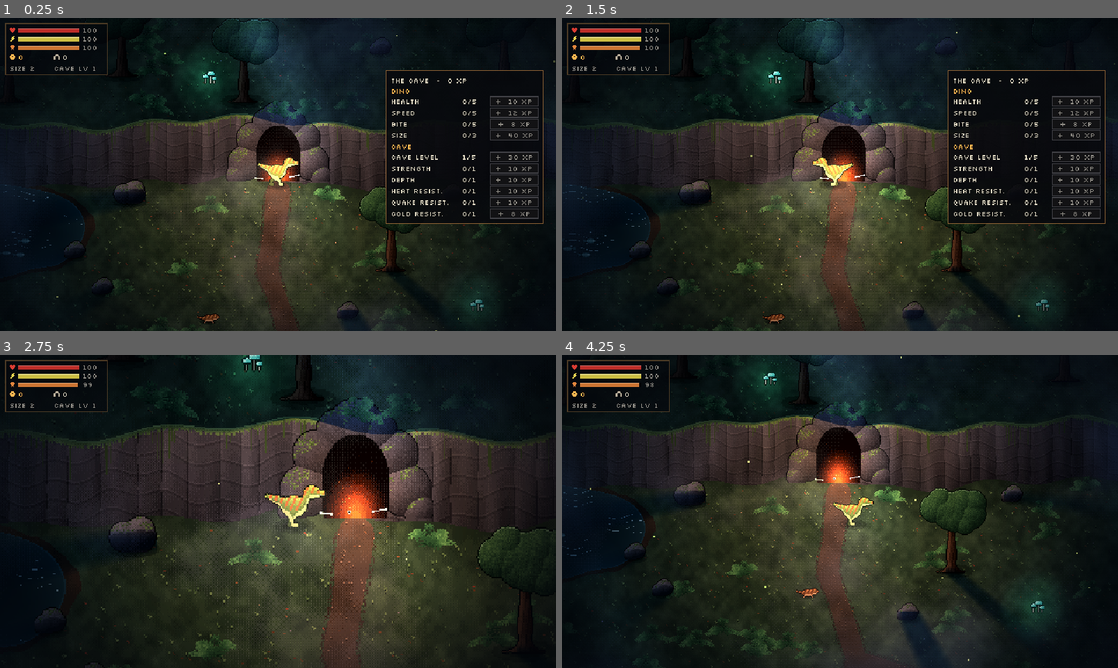
Above: before the commit, frames 1-4 (two rows, left to right).
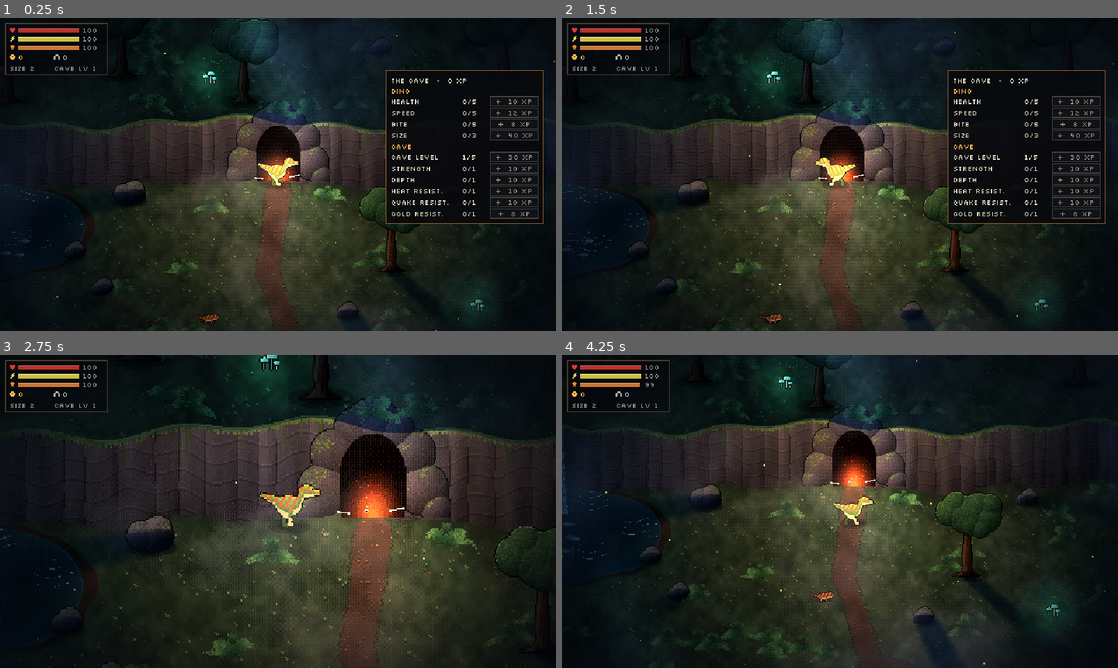
Above: after the commit, the same moments.

Repository: bl0rb/EXTINCTION-HOLLOW
Game: Godot game, scene res://scenes/main.tscn
Same seed, same stepped clock (60 frames per second), same inputs: the game is played once before the commit and once after it.
Inputs (mouse positions are in pixels of both pictures, inside the frame that each line leads up to):
- Up to frame 1 (0.25 s): no input
- Up to frame 2 (1.5 s): move the mouse to (962, 158) at 0.52 s; press the mouse at (962, 158) at 0.53 s; move the mouse to (728, 190) at 1.27 s; release the mouse at (728, 190) at 1.28 s; click (728, 190) at 1.35 s
- Up to frame 3 (2.75 s): move the mouse to (333, 442) at 2.02 s; hold Mouse wheel up (zoom_in) from 2.03 s (still down); click (333, 442) at 2.3 s
- Up to frame 4 (4.25 s): move the mouse to (812, 574) at 2.77 s; release Mouse wheel up (zoom_in) at 2.78 s; tap Mouse wheel down (zoom_out) at 2.85 s; click (812, 574) at 3.05 s; move the mouse to (1006, 558) at 3.52 s; press the mouse at (1006, 558) at 3.53 s

The runs differ from the first frame. In frame 1, less than 0.1% of the frame differs, in the area x 36-52%, y 49-98%; in frame 2, 4.6%; in frame 3, 17%, in the area x 0-100%, y 0-100%; in frame 4, 14%.

Commit message:
Smoother animation; hunger only drains while moving outside the cave
Player and animals now accelerate and ease into their targets, turn
around by squeezing through their side view, breathe while standing and
use a 4-frame walk cycle with body bob and tail swing (6-frame sheets).
Big animals get going slowly via per-species acceleration. Hunger no
longer drains while standing still or inside the cave, and the cave
stops starvation damage.

Co-Authored-By: Claude Opus 5.5 <noreply@anthropic.com>
Claude-Session: https://claude.ai/code/session_01Tu8t4uLbqjCwYJV3d5A4g1

Diff:
--- a/data/allosaurus.tres
+++ b/data/allosaurus.tres
@@ -8,6 +8,7 @@
 size = 4
 food = 60.0
 stride = 9.0
+acceleration = 240.0
 speed = 25.0
 wander_radius = 160.0
 idle_time = 3.0
--- a/data/fish.tres
+++ b/data/fish.tres
@@ -8,6 +8,7 @@
 size = 1
 food = 12.0
 stride = 6.0
+acceleration = 120.0
 speed = 16.0
 flee_speed = 34.0
 fear_radius = 42.0
--- a/data/lizard.tres
+++ b/data/lizard.tres
@@ -8,6 +8,7 @@
 size = 1
 food = 20.0
 stride = 5.0
+acceleration = 500.0
 speed = 30.0
 flee_speed = 60.0
 fear_radius = 70.0
--- a/scenes/fish.tscn
+++ b/scenes/fish.tscn
@@ -16,7 +16,7 @@
 [node name="Sprite2D" type="Sprite2D" parent="."]
 modulate = Color(1, 1, 1, 0.8)
 texture = ExtResource("3_sprite")
-hframes = 2
+hframes = 6
 
 [node name="CollisionShape2D" type="CollisionShape2D" parent="."]
 shape = SubResource("CircleShape2D_body")
--- a/scenes/lizard.tscn
+++ b/scenes/lizard.tscn
@@ -21,7 +21,7 @@
 [node name="Sprite2D" type="Sprite2D" parent="."]
 position = Vector2(0, -6)
 texture = ExtResource("3_sprite")
-hframes = 2
+hframes = 6
 
 [node name="CollisionShape2D" type="CollisionShape2D" parent="."]
 shape = SubResource("CircleShape2D_body")
--- a/scenes/player.tscn
+++ b/scenes/player.tscn
@@ -23,7 +23,7 @@
 [node name="Sprite2D" type="Sprite2D" parent="."]
 position = Vector2(0, -17)
 texture = ExtResource("2_sprite")
-hframes = 2
+hframes = 6
 
 [node name="Dust" type="CPUParticles2D" parent="."]
 emitting = false
--- a/scenes/predator.tscn
+++ b/scenes/predator.tscn
@@ -26,12 +26,12 @@
 [node name="Sprite2D" type="Sprite2D" parent="."]
 position = Vector2(0, -30)
 texture = ExtResource("3_sprite")
-hframes = 2
+hframes = 6
 
 [node name="Eyes" type="Sprite2D" parent="Sprite2D"]
 material = SubResource("CanvasItemMaterial_glow")
 texture = ExtResource("4_eyes")
-hframes = 2
+hframes = 6
 
 [node name="CollisionShape2D" type="CollisionShape2D" parent="."]
 shape = SubResource("CircleShape2D_body")
--- a/scripts/animal.gd
+++ b/scripts/animal.gd
@@ -1,11 +1,17 @@
 class_name Animal
 extends CharacterBody2D
-## Shared behaviour of NPC animals: species data, walking with collision, facing and walk frames.
+## Shared behaviour of NPC animals: species data, walking with inertia, turning around, walk and idle animation.
+
+const TURN_TIME := 0.14 ## seconds to turn around
+const BREATH_TIME := 0.7 ## seconds per idle breathing frame
 
 @export var species: Species
 
 var target := Vector2.ZERO
 var _step := 0.0
+var _idle := 0.0
+var _facing := 1.0
+var _turn := 1.0
 
 @onready var radius: float = ($CollisionShape2D.shape as CircleShape2D).radius
 @onready var sprite: Sprite2D = $Sprite2D
@@ -17,20 +23,41 @@
 	return species.size
 
 
-## Walks towards target. Returns true once it is reached or the way is (mostly) blocked.
+## Walks towards target, speeding up and easing into it.
+## Returns true once it is reached or the way is (mostly) blocked.
 func _walk(speed: float, delta: float) -> bool:
 	var to_target := target - global_position
-	_animate(to_target, speed * delta / species.stride)
-	var arrived := to_target.length() <= speed * delta
-	velocity = to_target / delta if arrived else to_target.normalized() * speed
+	var dist := to_target.length()
+	var desired := to_target.normalized() * speed * clampf(dist / 10.0, 0.3, 1.0)
+	velocity = velocity.move_toward(desired, species.acceleration * delta)
+	_animate(to_target, velocity.length() * delta / species.stride, delta)
+	if dist <= maxf(velocity.length() * delta, 0.5):
+		velocity = to_target / delta
+		move_and_slide()
+		velocity = Vector2.ZERO
+		return true
+	var expected := velocity.length() * delta
 	var before := global_position
 	move_and_slide()
-	return arrived or global_position.distance_to(before) < speed * delta * 0.3
+	return global_position.distance_to(before) < expected * 0.3
 
 
-## 3/4 view: face left or right and alternate the walk frames.
-func _animate(direction: Vector2, steps: float) -> void:
+## Standing still: breathe and finish turning around.
+func _stand(delta: float) -> void:
+	velocity = Vector2.ZERO
+	_animate(Vector2.ZERO, 0.0, delta)
+
+
+## 3/4 view: turning squeezes the sprite through its side view; frames 0-1 breathe, 2-5 walk.
+func _animate(direction: Vector2, steps: float, delta: float) -> void:
 	if absf(direction.x) > 0.5:
-		sprite.flip_h = direction.x < 0.0
-	_step += steps
-	sprite.frame = int(_step) % 2
+		_facing = signf(direction.x)
+	_turn = move_toward(_turn, _facing, delta * 2.0 / TURN_TIME)
+	sprite.scale.x = absf(sprite.scale.y) * (signf(_turn) if _turn != 0.0 else _facing) * maxf(absf(_turn), 0.2)
+	if steps > 0.0:
+		_step += steps
+		_idle = 0.0
+		sprite.frame = 2 + int(_step) % 4
+	else:
+		_idle += delta
+		sprite.frame = int(_idle / BREATH_TIME) % 2
--- a/scripts/fish.gd
+++ b/scripts/fish.gd
@@ -21,17 +21,20 @@
 	elif state == State.IDLE:
 		timer -= delta
 		if timer > 0.0:
-			_animate(Vector2.ZERO, delta * 2.0)
+			_stand(delta)
 			return
 		target = pond.random_point()
 		state = State.WANDER
 
-	# fish swim freely inside the pond, without physics
+	# fish swim freely inside the pond, without physics, but with the same inertia
 	var to_target := target - global_position
-	_animate(to_target, speed * delta / species.stride)
-	if to_target.length() <= speed * delta:
+	var desired := to_target.normalized() * speed * clampf(to_target.length() / 10.0, 0.3, 1.0)
+	velocity = velocity.move_toward(desired, species.acceleration * delta)
+	_animate(to_target, velocity.length() * delta / species.stride, delta)
+	if to_target.length() <= maxf(velocity.length() * delta, 0.5):
 		global_position = target
+		velocity = Vector2.ZERO
 		if state == State.WANDER:
 			_rest()
 	else:
-		global_position += to_target.normalized() * speed * delta
+		global_position += velocity * delta
--- a/scripts/player.gd
+++ b/scripts/player.gd
@@ -4,9 +4,13 @@
 
 const PICK_TOLERANCE := 8.0 ## extra pixels so small animals are easy to click
 const SIZE_SCALE := 0.15 ## sprite growth per size upgrade
+const STRIDE := 11.0 ## pixels per walk frame
+const TURN_TIME := 0.12 ## seconds to turn around
+const BREATH_TIME := 0.7 ## seconds per idle breathing frame
 
 @export var base_speed := 90.0 ## pixels per second
 @export var base_sprint_speed := 140.0
+@export var acceleration := 700.0 ## pixels per second²
 @export var base_bite_range := 18.0 ## reach from the centre in pixels, added to the prey radius
 @export var base_max_health := 100.0
 @export var max_stamina := 100.0
@@ -30,11 +34,15 @@
 var moving := false
 var prey: Animal
 var _step := 0.0
+var _idle := 0.0
+var _facing := 1.0
+var _turn := 1.0
 
 @onready var sprite: Sprite2D = $Sprite2D
 @onready var shadow: Sprite2D = $Shadow
 @onready var dust: CPUParticles2D = $Dust
 @onready var camera: GameCamera = $Camera2D
+@onready var _cave: Cave = get_tree().get_first_node_in_group("cave")
 @onready var _sprite_y := sprite.position.y
 
 
@@ -177,24 +185,31 @@
 	dust.emitting = sprint
 	if not moving:
 		velocity = Vector2.ZERO
-		sprite.frame = 0
-		return
-
+		_animate(Vector2.ZERO, 0.0, delta)
+		return
+
+	# speed up and ease into the target instead of starting and stopping dead
 	var speed := sprint_speed() if sprint else speed()
 	var to_target := target - global_position
-	_animate(to_target, delta * (12.0 if sprint else 8.0))
-	var arrived := to_target.length() <= speed * delta
-	velocity = to_target / delta if arrived else to_target.normalized() * speed
-	var before := global_position
-	move_and_slide() # slides along walls
-	if arrived or global_position.distance_to(before) < 0.01:
+	var dist := to_target.length()
+	velocity = velocity.move_toward(to_target.normalized() * speed * clampf(dist / 12.0, 0.3, 1.0), acceleration * delta)
+	_animate(to_target, velocity.length() * delta / STRIDE, delta)
+	if dist <= maxf(velocity.length() * delta, 0.5):
+		velocity = to_target / delta
+		move_and_slide()
+		velocity = Vector2.ZERO
 		moving = false
+	else:
+		var before := global_position
+		move_and_slide() # slides along walls
+		if global_position.distance_to(before) < 0.01:
+			moving = false
 
 	if prey and global_position.distance_to(prey.global_position) <= bite_range() + prey.radius:
 		_eat()
 
 
-## Hunger drains over time (GAME_SPEC §7); stamina is spent by sprinting and recovers otherwise.
+## Hunger drains while moving outside the cave (GAME_SPEC §7); stamina is spent by sprinting and recovers otherwise.
 func _update_needs(delta: float) -> void:
 	if sprinting and moving and stamina > 0.0:
 		stamina = maxf(stamina - sprint_cost * delta, 0.0)
@@ -202,8 +217,10 @@
 			sprinting = false
 	else:
 		stamina = minf(stamina + stamina_regen * delta, max_stamina)
-	hunger = maxf(hunger - hunger_rate * delta, 0.0)
-	if hunger == 0.0:
+	var in_cave := _cave.overlaps_body(self)
+	if moving and not in_cave:
+		hunger = maxf(hunger - hunger_rate * delta, 0.0)
+	if hunger == 0.0 and not in_cave:
 		health -= starve_damage * delta
 		if health <= 0.0:
 			_die()
@@ -211,12 +228,19 @@
 		health = minf(health + regen * delta, max_health())
 
 
-func _animate(direction: Vector2, steps: float) -> void:
-	# 3/4 view: face left or right and alternate the walk frames
+## 3/4 view: turning squeezes the sprite through its side view; frames 0-1 breathe, 2-5 walk.
+func _animate(direction: Vector2, steps: float, delta: float) -> void:
 	if absf(direction.x) > 0.5:
-		sprite.flip_h = direction.x < 0.0
-	_step += steps
-	sprite.frame = int(_step) % 2
+		_facing = signf(direction.x)
+	_turn = move_toward(_turn, _facing, delta * 2.0 / TURN_TIME)
+	sprite.scale.x = absf(sprite.scale.y) * (signf(_turn) if _turn != 0.0 else _facing) * maxf(absf(_turn), 0.2)
+	if steps > 0.0:
+		_step += steps
+		_idle = 0.0
+		sprite.frame = 2 + int(_step) % 4
+	else:
+		_idle += delta
+		sprite.frame = int(_idle / BREATH_TIME) % 2
 
 
 func _eat() -> void:
--- a/scripts/predator.gd
+++ b/scripts/predator.gd
@@ -66,7 +66,8 @@
 		target = victim.global_position
 		speed = species.chase_speed
 		if global_position.distance_to(target) <= species.attack_range:
-			_animate(target - global_position, 0.0)
+			_stand(delta)
+			_animate(target - global_position, 0.0, delta)
 			if _cooldown <= 0.0:
 				_cooldown = species.attack_interval
 				_bite()
@@ -74,9 +75,7 @@
 	elif state == State.IDLE:
 		timer -= delta
 		if timer > 0.0:
-			_animate(Vector2.ZERO, 0.0)
-			sprite.frame = 0
-			eyes.frame = 0
+			_stand(delta)
 			return
 		target = global_position + Vector2.from_angle(randf() * TAU) * randf() * species.wander_radius
 		state = State.WANDER
@@ -98,7 +97,6 @@
 		_rest(DIGEST_TIME)
 
 
-func _animate(direction: Vector2, steps: float) -> void:
-	super(direction, steps)
-	eyes.flip_h = sprite.flip_h
-	eyes.frame = sprite.frame
+func _animate(direction: Vector2, steps: float, delta: float) -> void:
+	super(direction, steps, delta)
+	eyes.frame = sprite.frame # the eyes turn with the sprite they belong to
--- a/scripts/prey.gd
+++ b/scripts/prey.gd
@@ -10,7 +10,8 @@
 
 
 func _ready() -> void:
-	sprite.flip_h = randf() < 0.5
+	_facing = -1.0 if randf() < 0.5 else 1.0
+	_turn = _facing
 	_rest()
 
 
@@ -50,7 +51,7 @@
 	elif state == State.IDLE:
 		timer -= delta
 		if timer > 0.0:
-			sprite.frame = 0
+			_stand(delta)
 			return
 		target = global_position + Vector2.from_angle(randf() * TAU) * randf() * species.wander_radius
 		state = State.WANDER
--- a/scripts/species.gd
+++ b/scripts/species.gd
@@ -6,6 +6,7 @@
 @export var size: int ## size class 1-5 (GAME_SPEC §8)
 @export var food: float ## hunger restored when eaten
 @export var stride: float ## pixels per walk frame
+@export var acceleration: float ## pixels per second², big animals get going slowly
 @export var speed: float ## wandering, pixels per second
 @export var flee_speed: float ## pixels per second
 @export var fear_radius: float
Binary file changed: assets/fish.png
Binary file changed: assets/lizard.png
Binary file changed: assets/player.png
Binary file changed: assets/predator.png
Binary file changed: assets/predator_eyes.png
